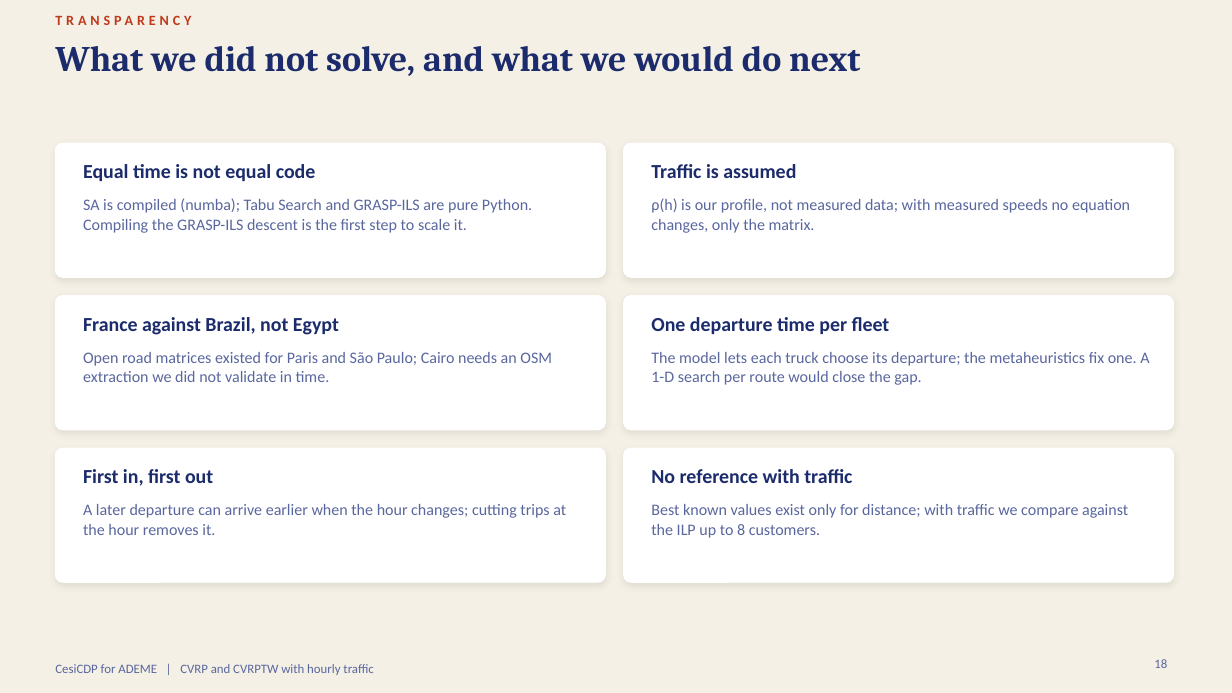
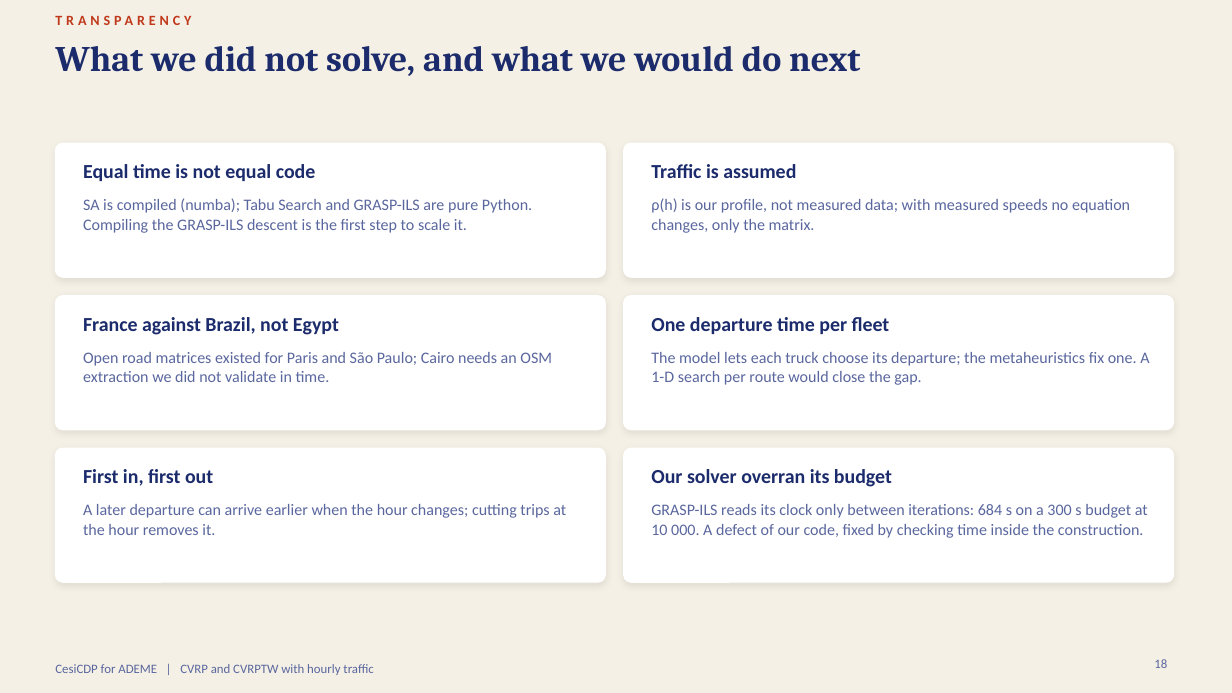
Before and after one commit to zzaved/cesi-cvrp-metaheuristics, a slide deck: slide 18 of presentation/cvrp_final_presentation.pptx. Drawn at 1232x693 pixels with LibreOffice and Linux fonts; fonts in the diff are those of the drawing. Boxes give left, top, right and bottom in pixels: in the first picture for what was removed or moved away, otherwise in the second. Text is boxed around its words. In the diff, an @@ line names an element or a change of style, - is before the commit and + after.

```diff
--- a/presentation/cvrp_final_presentation.pptx
+++ b/presentation/cvrp_final_presentation.pptx
@@ text at [651,469,892,487]: text changed @@
-No reference with traffic
+Our solver overran its budget
@@ text at [651,504,1148,538]: text changed @@
-Best known values exist only for distance; with traffic we compare against the ILP up to 8 customers.
+GRASP-ILS reads its clock only between iterations: 684 s on a 300 s budget at 10 000. A defect of our code, fixed by checking time inside the construction.
```
Also in this commit, not shown: 6 other slides changed, 4 other files.
